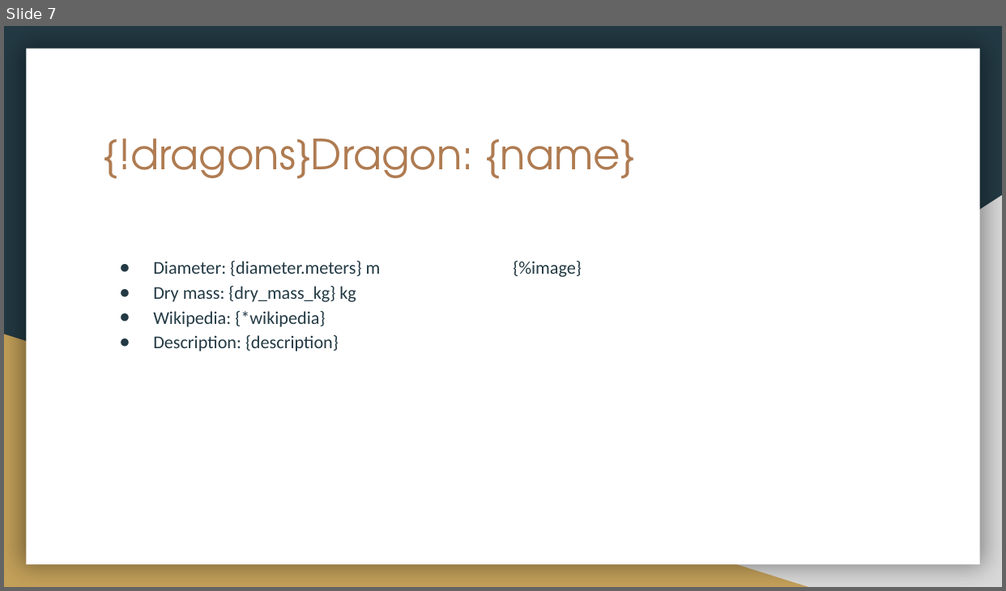
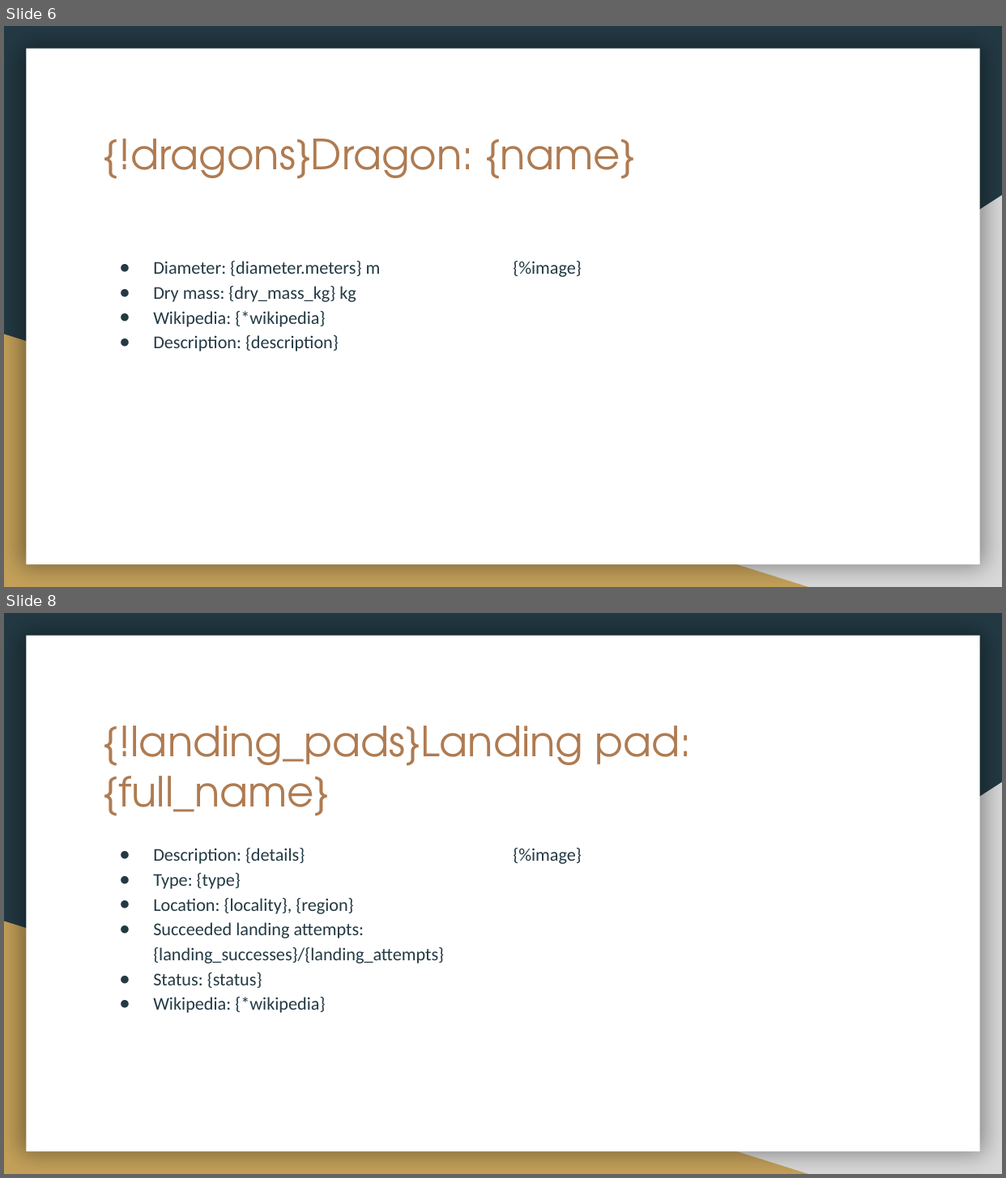
Before and after one commit to United-Codes/cloudofficeprint-python, a slide deck: spacex_example/spacex_template.pptx. Shown one above the other, each under a label of ours: slide 7 before the commit, slides 6 and 8 after it; the slides between them are not shown. The pictures are 1006x591 and 1006x1178 pixels, drawn with LibreOffice and Linux fonts; fonts in the diff are those of the drawing. Boxes give left, top, right and bottom in pixels: in the first picture for what was removed or moved away, otherwise in the second. Text is boxed around its words. In the diff, an @@ line names an element or a change of style, - is before the commit and + after.

Commit message:
update spacex example: add landing pads data

```diff
--- a/spacex_example/spacex_template.pptx
+++ b/spacex_example/spacex_template.pptx
@@ slide 8 added at <box>4,613,1002,1174</box>, background #233A44; not listed: 3 template elements that a slide beside it also shows @@
@@ title added at <box>104,726,692,816</box>, 30 pt, text #AF7B51 @@
+{!landing_pads}Landing pad: {full_name}
@@ text added at <box>153,848,444,1013</box>, 13 pt, text #233A44 @@
+● Description: {details}
+● Type: {type}
+● Location: {locality}, {region}
+● Succeeded landing attempts: {landing_successes}/{landing_attempts}
+● Status: {status}
+● Wikipedia: {*wikipedia}
@@ text added at <box>513,848,582,864</box>, 13 pt, text #233A44 @@
+{%image}
@@ what was slide 7 is now slide 6 @@
```
Also in this commit, not shown: 1 slide changed, 2 other slides added, 1 other file.
